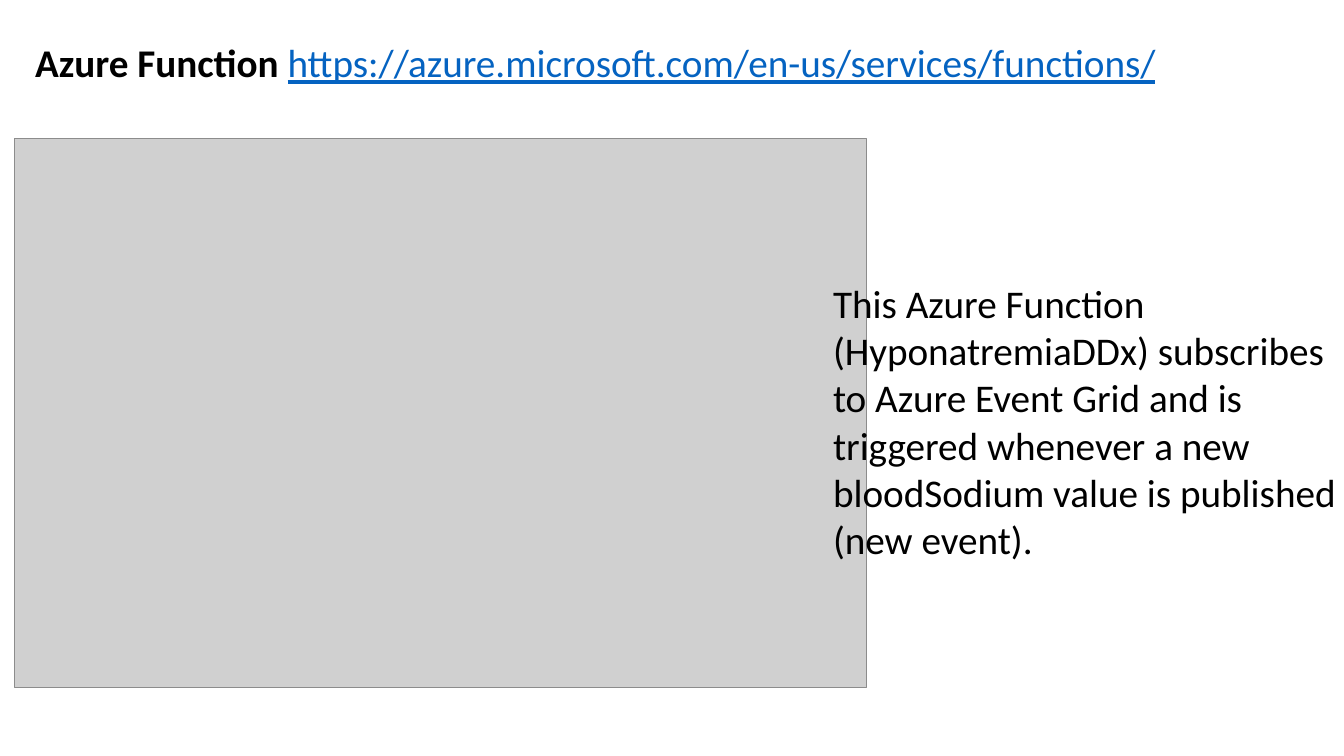
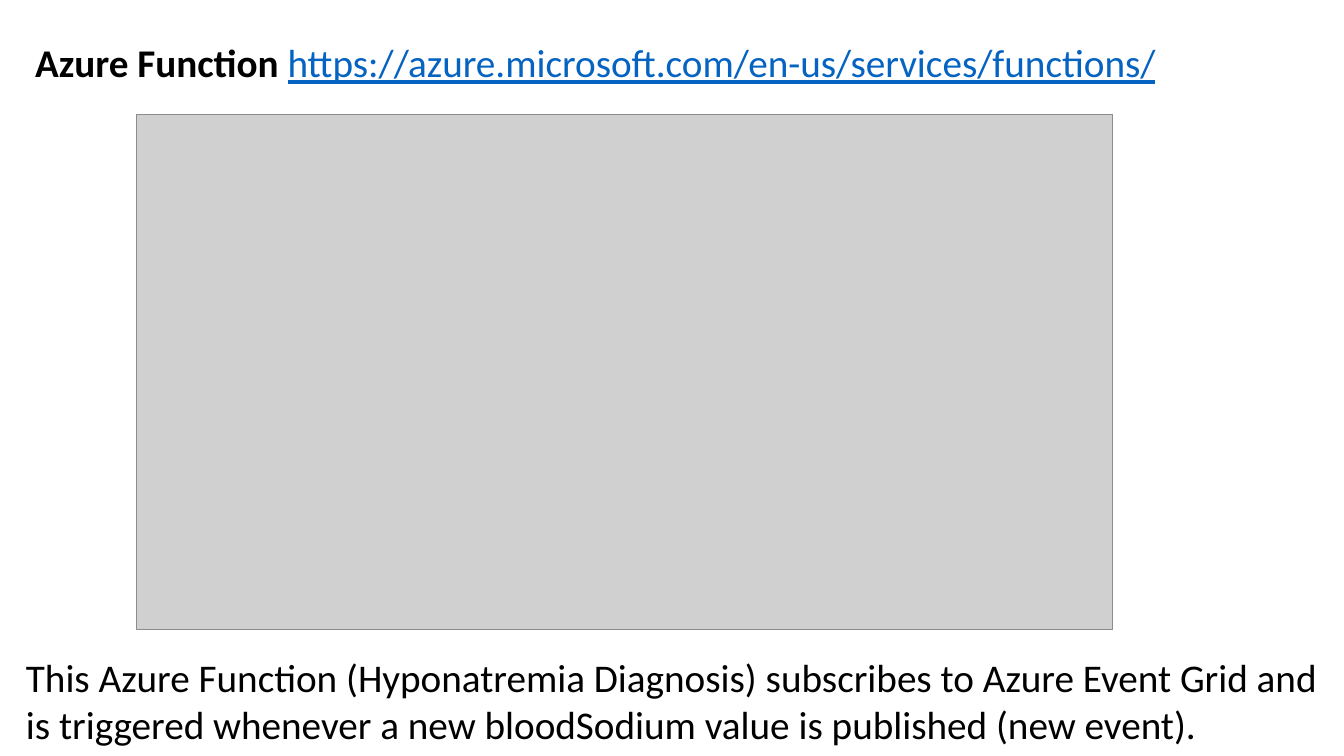
Before and after one commit to yshin1209/Nanoservice, a slide deck: slide 11 of NanoServiceAPI Demo.pptx (slide 12 before the commit). Drawn at 1344x756 pixels with LibreOffice and Linux fonts; fonts in the diff are those of the drawing; grey boxes stand for pictures. Boxes give left, top, right and bottom in pixels: in the first picture for what was removed or moved away, otherwise in the second. Text is boxed around its words. In the diff, an @@ line names an element or a change of style, - is before the commit and + after.

```diff
--- a/NanoServiceAPI Demo.pptx
+++ b/NanoServiceAPI Demo.pptx
@@ picture: place and size @@
-picture at (15,139,867,688)
+picture at (136,114,1112,629)
@@ text at (26,663,1317,746): text changed @@
-This Azure Function (HyponatremiaDDx) subscribes to Azure Event Grid and is triggered whenever a new bloodSodium value is published (new event).
+This Azure Function (Hyponatremia Diagnosis) subscribes to Azure Event Grid and is triggered whenever a new bloodSodium value is published (new event).
```
Also in this commit, not shown: 1 other slide changed, 1 slide added, 2 slides removed, 1 other file.
